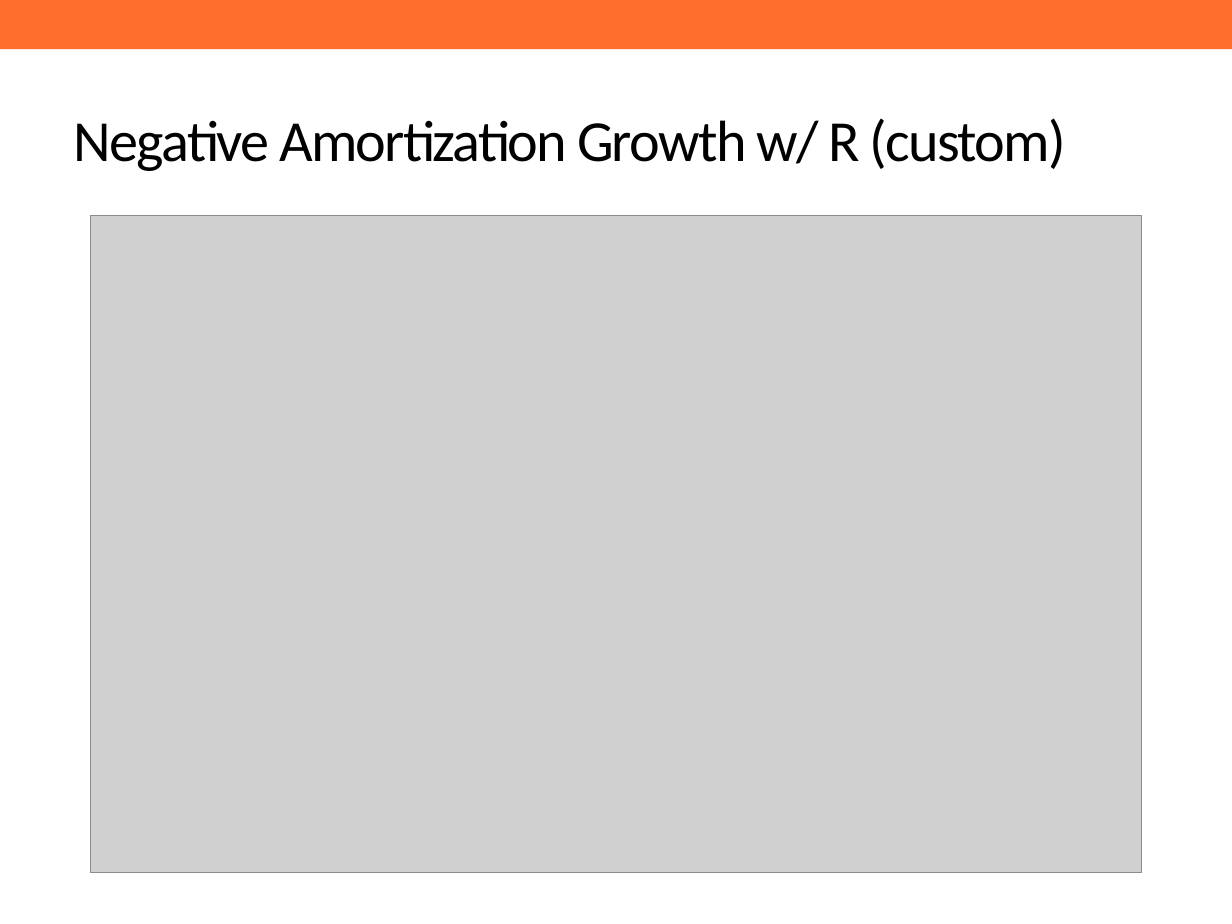
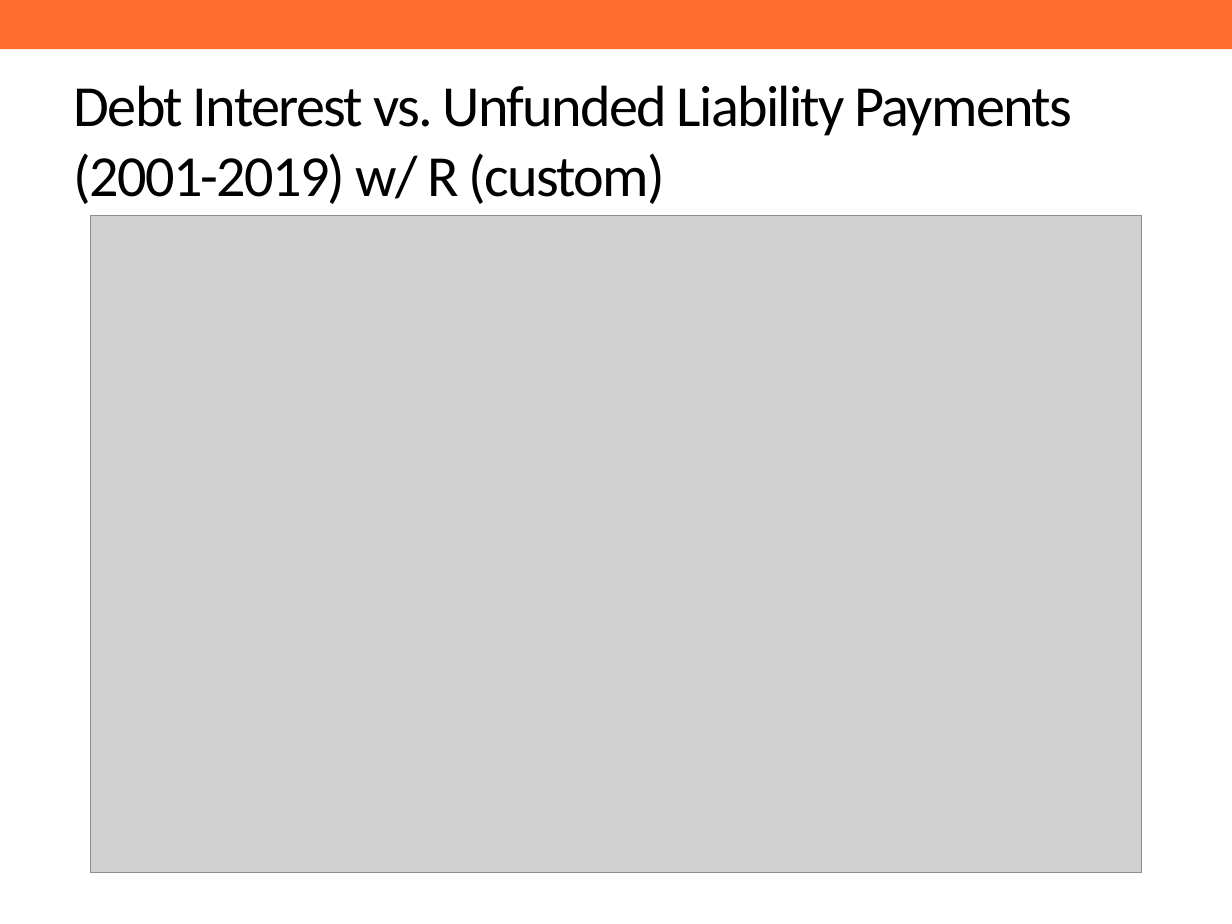
Before and after one commit to ReasonFoundation/GraphicsR, a slide deck: slide 12 of DeckUpdate/DPFPS_v1.0.pptx (slide 10 before the commit). Drawn at 1232x924 pixels with LibreOffice and Linux fonts; fonts in the diff are those of the drawing; grey boxes stand for pictures; background and template pictures are left out. Boxes give left, top, right and bottom in pixels: in the first picture for what was removed or moved away, otherwise in the second. Text is boxed around its words. In the diff, an @@ line names an element or a change of style, - is before the commit and + after.

```diff
--- a/DeckUpdate/DPFPS_v1.0.pptx
+++ b/DeckUpdate/DPFPS_v1.0.pptx
@@ title at (74, 85, 1072, 204): text changed @@
-Negative Amortization Growth w/ R (custom)
+Debt Interest vs. Unfunded Liability Payments (2001-2019) w/ R (custom)
```
Also in this commit, not shown: 8 other slides changed, 3 slides added, 1 slide removed, 9 other files.
